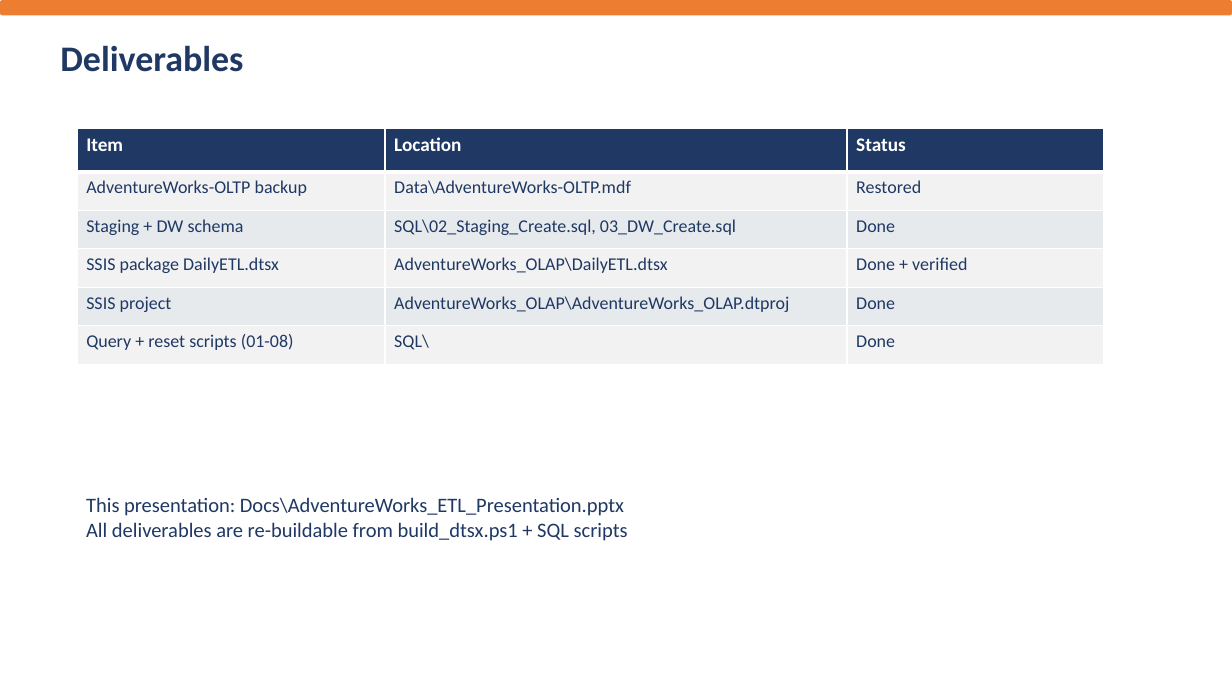
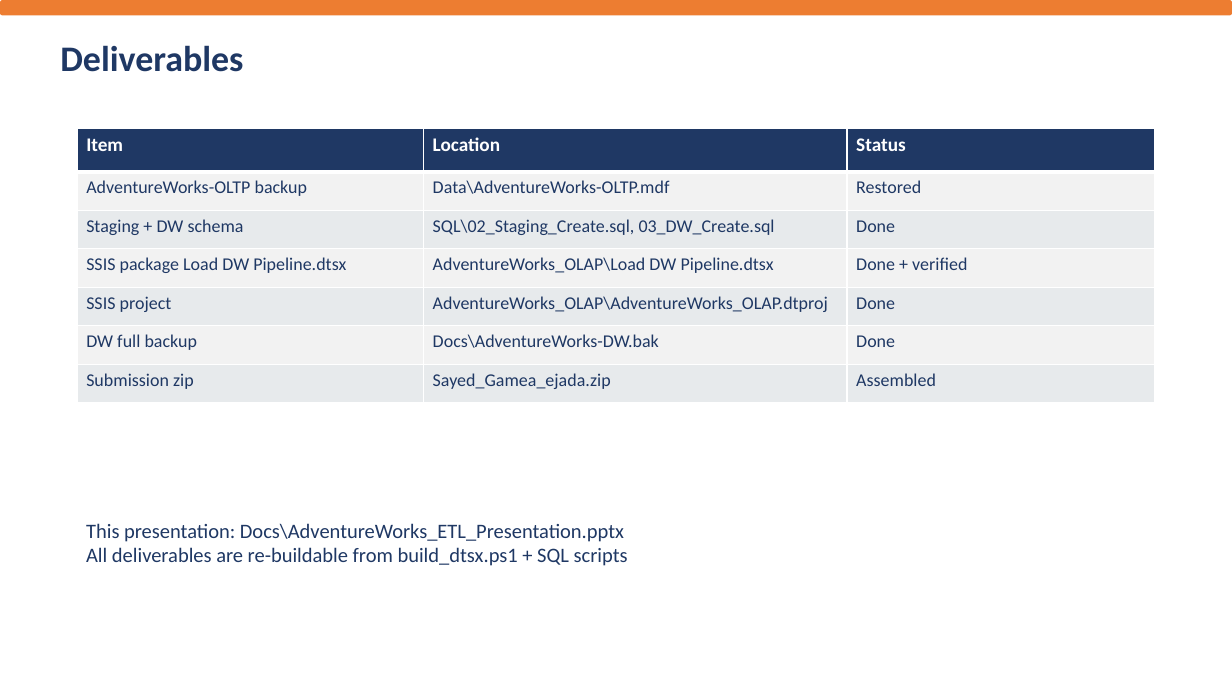
Before and after one commit to SayedGameaSayed/Ejada-Project, a slide deck: slide 12 of Docs/AdventureWorks_ETL_Presentation.pptx. Drawn at 1232x693 pixels with LibreOffice and Linux fonts; fonts in the diff are those of the drawing. Boxes give left, top, right and bottom in pixels: in the first picture for what was removed or moved away, otherwise in the second. Text is boxed around its words. In the diff, an @@ line names an element or a change of style, - is before the commit and + after.

Commit message:
Align ETL package with company spec: rename to Load DW Pipeline, CurrentJobTime window, product SCD2 + SellEndDate, Language param; add DW backup, presentation, submission zip

```diff
--- a/Docs/AdventureWorks_ETL_Presentation.pptx
+++ b/Docs/AdventureWorks_ETL_Presentation.pptx
@@ table at bbox=[77, 128, 1154, 514] @@
-row 4, column 1: SSIS package DailyETL.dtsx
+row 4, column 1: SSIS package Load DW Pipeline.dtsx
-row 4, column 2: AdventureWorks_OLAP\DailyETL.dtsx
+row 4, column 2: AdventureWorks_OLAP\Load DW Pipeline.dtsx
-row 6: Query + reset scripts (01-08) | SQL\ | Done
+row 6: DW full backup | Docs\AdventureWorks-DW.bak | Done
+row 7: Submission zip | Sayed_Gamea_ejada.zip | Assembled
@@ table: place and size @@
-table at bbox=[77, 128, 1104, 514]
+table at bbox=[77, 128, 1154, 514]
@@ text "This presentation: Docs\AdventureWorks_ETL_Presentation.pptx ...": place and size @@
-text "This presentation: Docs\AdventureWorks_ETL_Presentation.pptx ..." at bbox=[86, 497, 628, 541]
+text "This presentation: Docs\AdventureWorks_ETL_Presentation.pptx ..." at bbox=[86, 523, 628, 566]
```
Also in this commit, not shown: 7 other slides changed, 7 other files.
